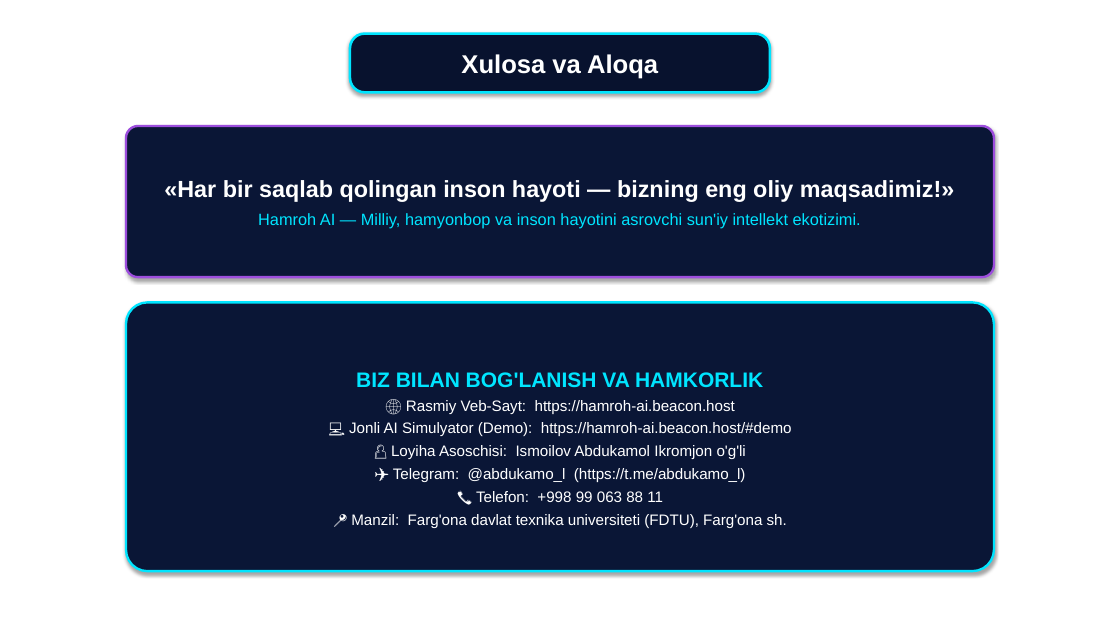
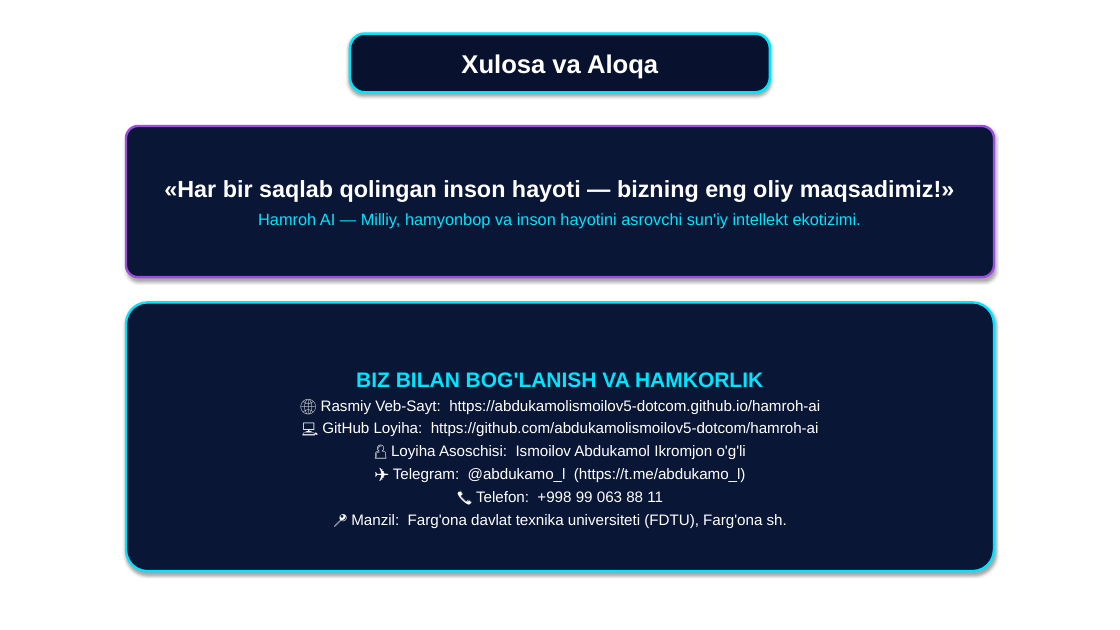
Before and after one commit to abdukamolismoilov5-dotcom/hamroh-ai, a slide deck: slide 11 of docs/presentations/1_HamrohAI_Canva_Shablon_Taqdimot_7000$.pptx. Drawn at 1120x630 pixels with LibreOffice and Linux fonts; fonts in the diff are those of the drawing; background and template pictures are left out. Boxes give left, top, right and bottom in pixels: in the first picture for what was removed or moved away, otherwise in the second. Text is boxed around its words. In the diff, an @@ line names an element or a change of style, - is before the commit and + after.

```diff
--- a/docs/presentations/1_HamrohAI_Canva_Shablon_Taqdimot_7000$.pptx
+++ b/docs/presentations/1_HamrohAI_Canva_Shablon_Taqdimot_7000$.pptx
@@ text in rounded rectangle at <box>321,400,820,436</box>: text changed @@
-🌐 Rasmiy Veb-Sayt: https://hamroh-ai.beacon.host
-💻 Jonli AI Simulyator (Demo): https://hamroh-ai.beacon.host/#demo
+🌐 Rasmiy Veb-Sayt: https://abdukamolismoilov5-dotcom.github.io/hamroh-ai
+💻 GitHub Loyiha: https://github.com/abdukamolismoilov5-dotcom/hamroh-ai
```
Also in this commit, not shown: 3 other slides changed.
